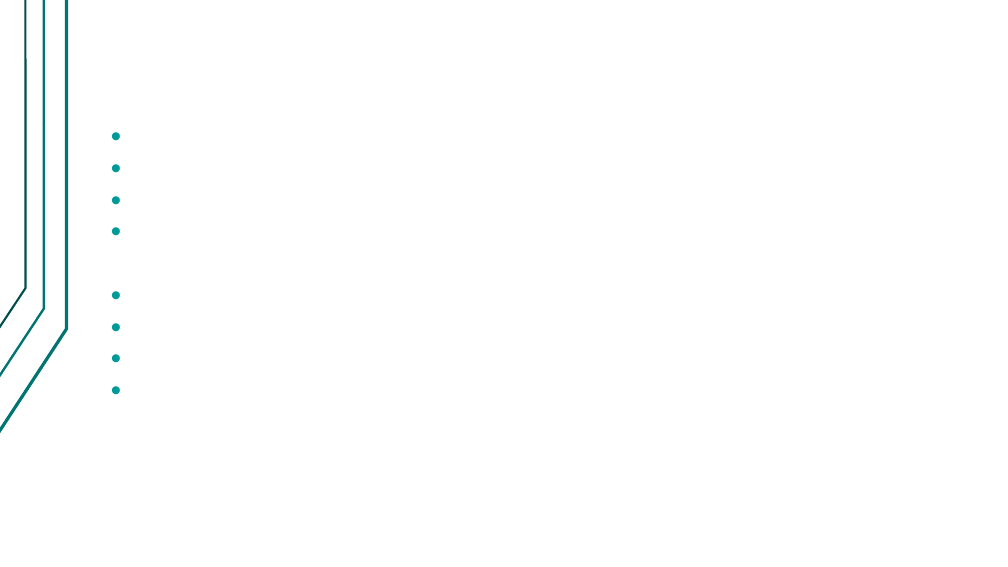
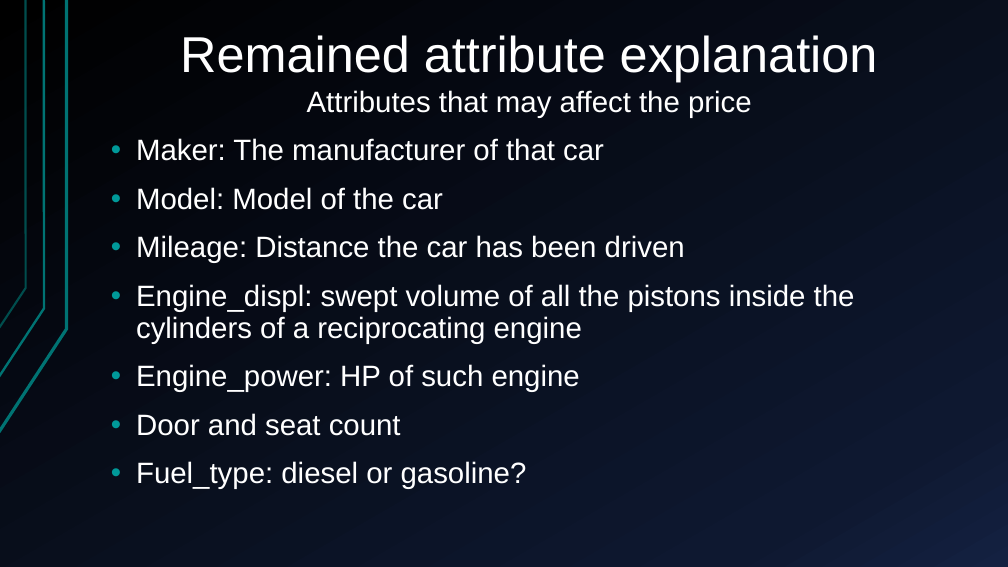
Before and after one commit to Alfons0329/Machine_Learning_Fall_2017, a slide deck: slide 7 of Final_proj/Presentation.pptx (slide 6 before the commit). Drawn at 1008x567 pixels with LibreOffice and Linux fonts; fonts in the diff are those of the drawing. Boxes give left, top, right and bottom in pixels: in the first picture for what was removed or moved away, otherwise in the second. Text is boxed around its words. In the diff, an @@ line names an element or a change of style, - is before the commit and + after.

```diff
--- a/Final_proj/Presentation.pptx
+++ b/Final_proj/Presentation.pptx
@@ background #FFFFFF to gradient #000000 to #0F1931 to #142242 @@
@@ freeform shape at <box>0,0,67,433</box>: outline redrawn @@
@@ freeform shape at <box>0,0,44,377</box>: outline #007373 2.24 pt to #007373 2.25 pt @@
@@ freeform shape at <box>0,0,26,328</box>: outline #004D4D 2 pt to #007373 2 pt @@
@@ title added at <box>180,35,878,82</box>, 48 pt, text #FFFFFF @@
+Remained attribute explanation
@@ text added at <box>136,90,855,489</box>, 28 pt, text #FFFFFF @@
+Attributes that may affect the price
+• Maker: The manufacturer of that car
+• Model: Model of the car
+• Mileage: Distance the car has been driven
+• Engine_displ: swept volume of all the pistons inside the cylinders of a reciprocating engine
+• Engine_power: HP of such engine
+• Door and seat count
+• Fuel_type: diesel or gasoline?
```
Also in this commit, not shown: 10 other slides changed, 3 slides added, 1 slide removed.
